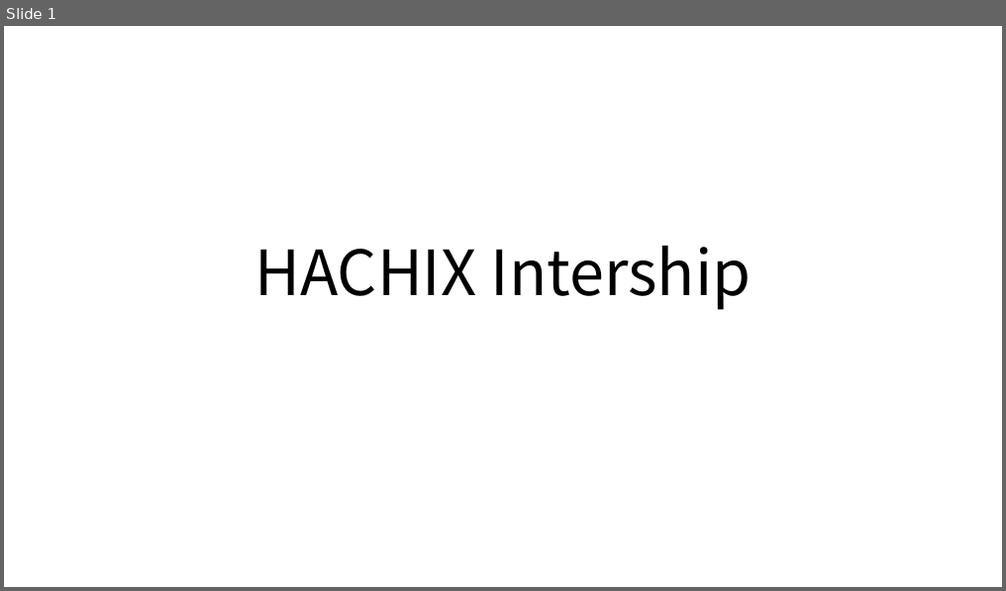
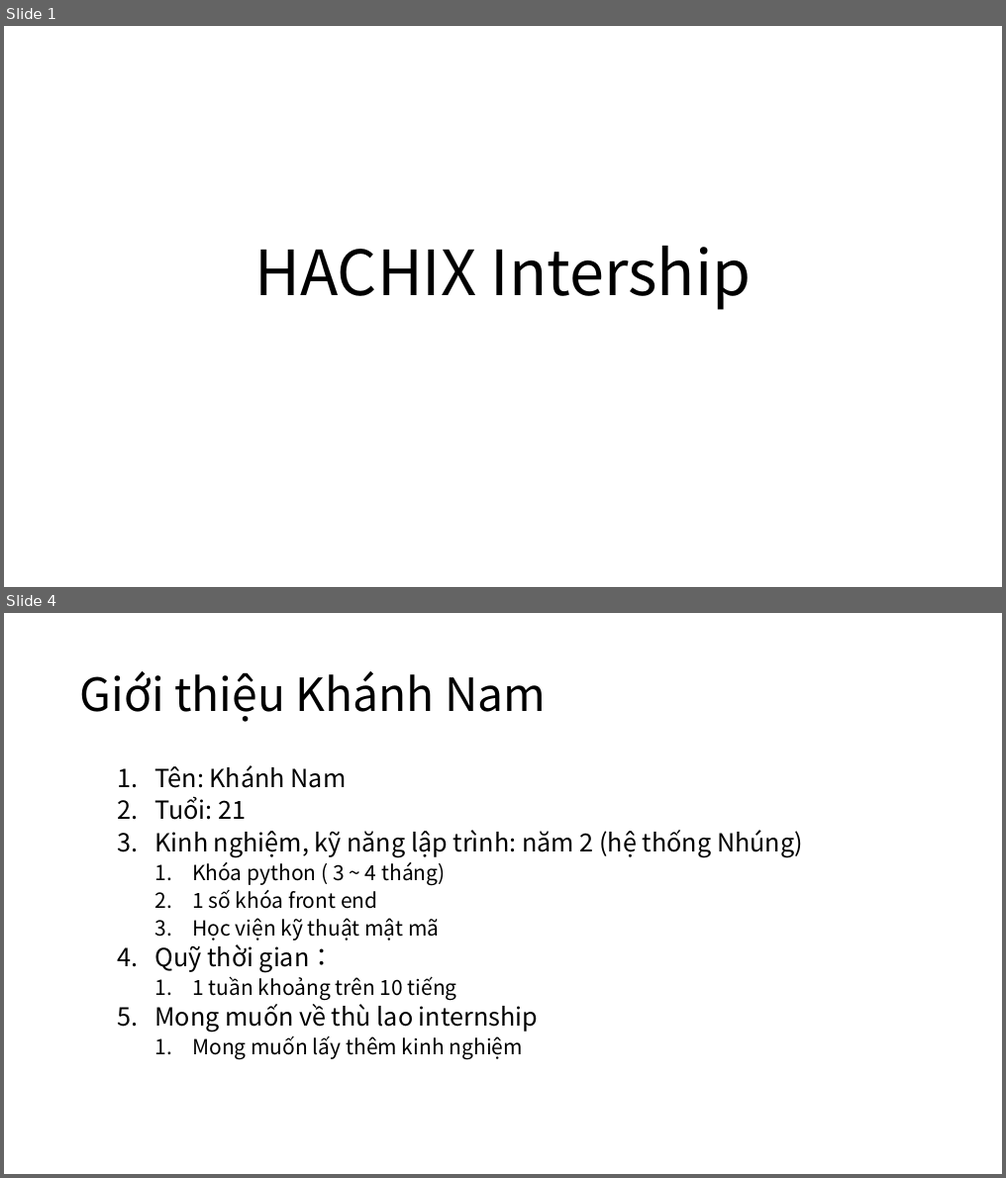
Before and after one commit to makotovnjp/Talent5PythonFlask, a slide deck: doc/Intership.pptx. Shown one above the other, each under a label of ours: slide 1 before the commit, slides 1 and 4 after it; the slides between them are not shown. The pictures are 1006x591 and 1006x1178 pixels, drawn with LibreOffice and Linux fonts; fonts in the diff are those of the drawing. Boxes give left, top, right and bottom in pixels: in the first picture for what was removed or moved away, otherwise in the second. Text is boxed around its words. In the diff, an @@ line names an element or a change of style, - is before the commit and + after.

```diff
--- a/doc/Intership.pptx
+++ b/doc/Intership.pptx
@@ slide 4 added at (4,613,1002,1174), background #FFFFFF @@
@@ title added at (80,671,546,722), 44 pt, text #000000 @@
+Giới thiệu Khánh Nam
@@ text added at (154,765,803,1059), 24 pt, text #000000 @@
+  1. Tên: Khánh Nam
+  2. Tuổi: 21
+  3. Kinh nghiệm, kỹ năng lập trình: năm 2 (hệ thống Nhúng)
+    1. Khóa python ( 3 ~ 4 tháng)
+    2. 1 số khóa front end
+    3. Học viện kỹ thuật mật mã
+  4. Quỹ thời gian：
+    1. 1 tuần khoảng trên 10 tiếng
+  5. Mong muốn về thù lao internship
+    1. Mong muốn lấy thêm kinh nghiệm
```
Also in this commit, not shown: 2 slides changed, 7 other slides added.
